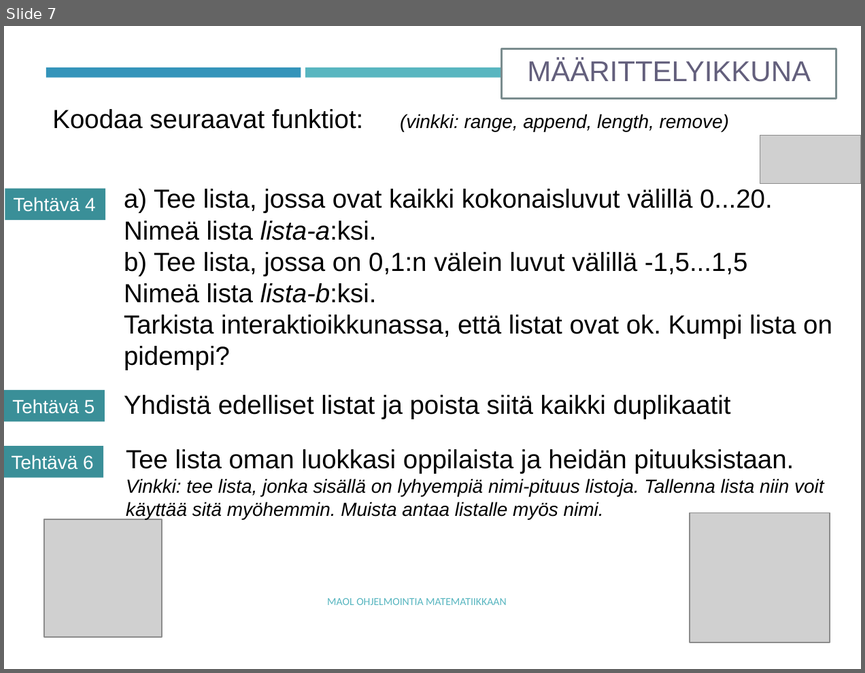
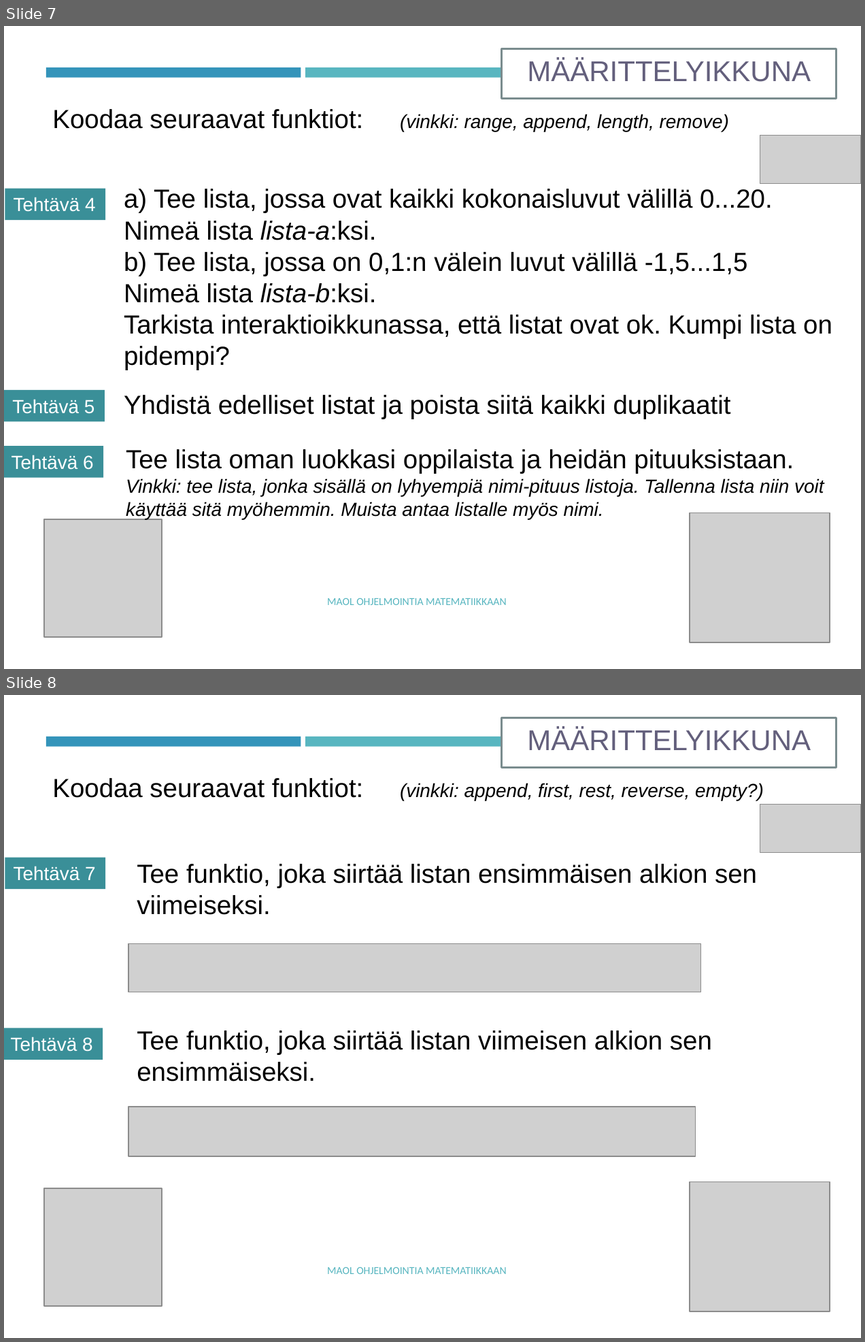
Before and after one commit to tyynetyyne/tyynetyyne.github.io, a slide deck: tehtavat/tiedostot/maol/power_point/Racket-MAOL-9-listat.pptx. Shown one above the other, each under a label of ours: slide 7 before the commit, slides 7 and 8 after it. The pictures are 865x673 and 865x1342 pixels, drawn with LibreOffice and Linux fonts; fonts in the diff are those of the drawing; grey boxes stand for pictures. Boxes give left, top, right and bottom in pixels: in the first picture for what was removed or moved away, otherwise in the second. Text is boxed around its words. In the diff, an @@ line names an element or a change of style, - is before the commit and + after.

Commit message:
Antin tehtävät

```diff
--- a/tehtavat/tiedostot/maol/power_point/Racket-MAOL-9-listat.pptx
+++ b/tehtavat/tiedostot/maol/power_point/Racket-MAOL-9-listat.pptx
@@ slide 8 added at (4,695,861,1338), background #FFFFFF; not listed: 2 template elements that a slide beside it also shows @@
@@ rectangle added at (502,717,836,767), fill #FFFFFF, outline #7A8C8E 1.75 pt, 24 pt, text #635F7C @@
+MÄÄRITTELYIKKUNA
@@ text added at (52,778,764,800), 16 pt, text #000000, italic @@
+Koodaa seuraavat funktiot: (vinkki: append, first, rest, reverse, empty?)
@@ picture added at (759,804,861,852) @@
@@ rectangle added at (5,857,105,889), fill #3A8F98, 16 pt, text #FFFFFF @@
+Tehtävä 7
@@ text added at (137,864,757,915), 22 pt, text #000000 @@
+Tee funktio, joka siirtää listan ensimmäisen alkion sen viimeiseksi.
@@ picture added at (128,943,700,991) @@
@@ rectangle added at (4,1028,103,1059), fill #3A8F98, 16 pt, text #FFFFFF @@
+Tehtävä 8
@@ text added at (137,1030,712,1081), 22 pt, text #000000 @@
+Tee funktio, joka siirtää listan viimeisen alkion sen ensimmäiseksi.
@@ picture added at (128,1106,695,1156) @@
@@ picture added at (689,1182,830,1311) @@
@@ picture added at (44,1187,162,1305) @@
@@ text added at (327,1267,507,1274), 9 pt, text #58B6C0 @@
+MAOL OHJELMOINTIA MATEMATIIKKAAN
```
Also in this commit, not shown: 2 other files.
